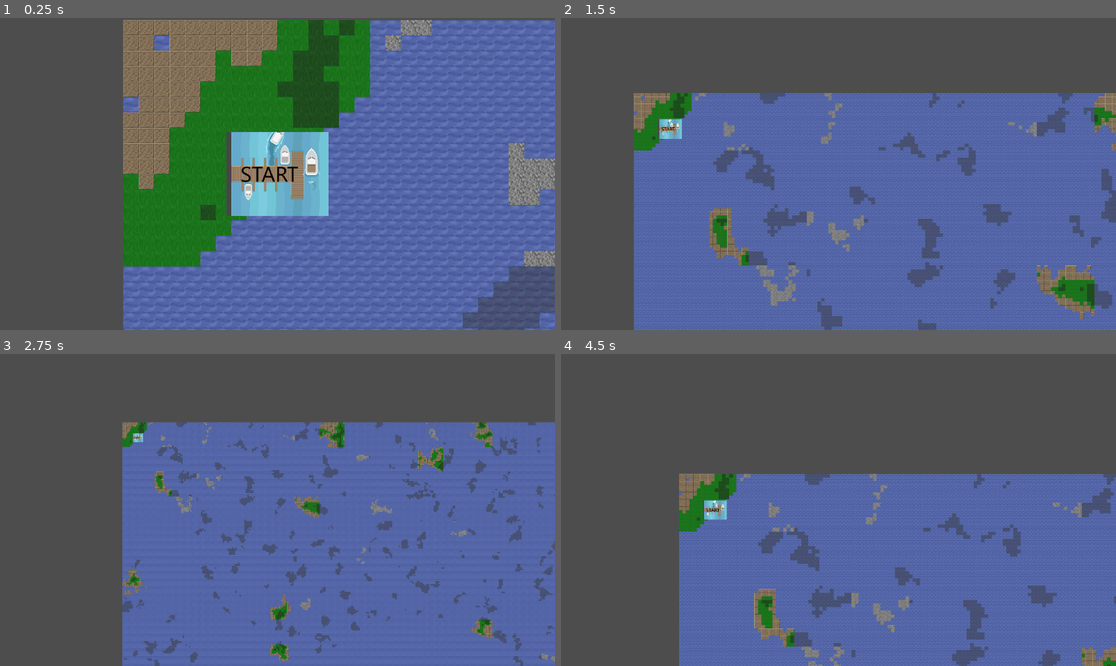
Above: before the commit, frames 1-4 (two rows, left to right).
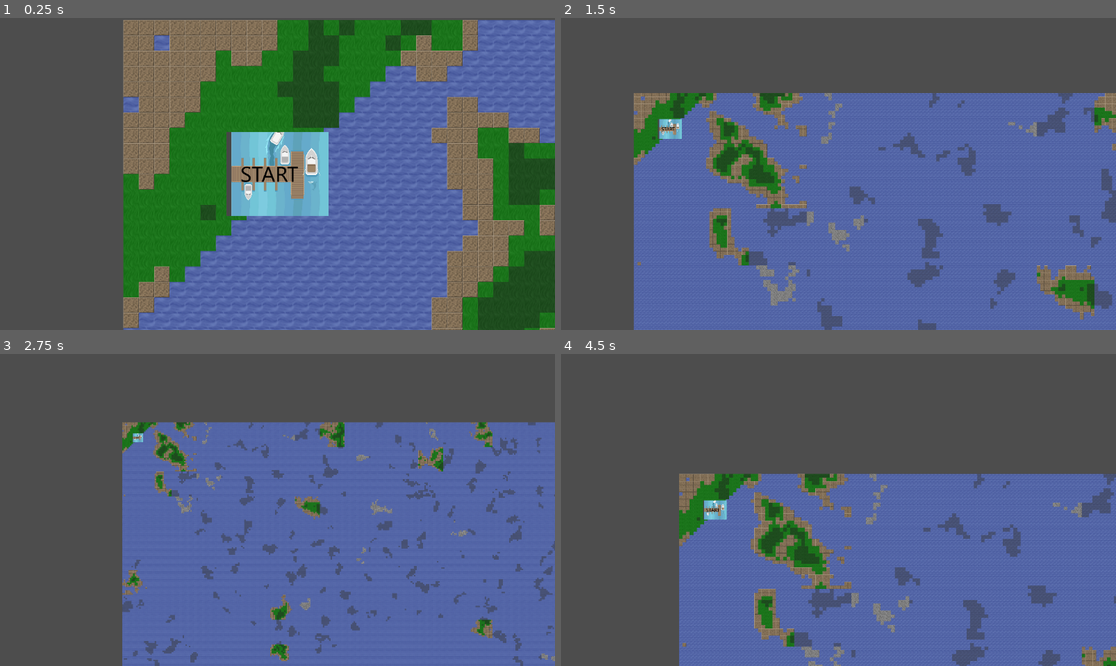
Above: after the commit, the same moments.

Repository: KN-Neuron/Neurogaming-wdrozenie-2026
Game: Godot game, scene res://main.tscn
The game is run twice, just before and just after one commit, with the same random seed, the same clock (stepped at 60 frames per second) and the same inputs. The project has no main scene, so this scene is started directly.
Inputs:
- Up to frame 1 (0.25 s): no input
- Up to frame 2 (1.5 s): tap Enter at 0.5 s; hold Right (ui_right) 0.53-1.28 s; hold E 0.53-1.28 s; hold Down (ui_down) from 1.28 s (still down); tap Q at 1.35 s
- Up to frame 3 (2.75 s): release Down (ui_down) at 2.03 s; hold Right (ui_right) from 2.03 s (still down); hold E from 2.03 s (still down)
- Up to frame 4 (4.5 s): release Right (ui_right) at 2.78 s; release E at 2.78 s; hold Up (ui_up) 2.78-3.53 s; tap Q at 2.85, 4.35 s; hold E 3.53-4.28 s; hold Left (ui_left) from 3.53 s (still down)

The runs differ from the first frame. In frame 1, 18% of the frame differs, in the area x 22-100%, y 0-100%; in frame 2, 3.5%; in frame 3, 0.7%; in frame 4, 3.5%.

Commit message:
Enhance terrain generation by adjusting macro noise based on distance to start and end positions; introduce land cap radius for improved biome placement

Diff:
--- a/neuroship/World/Terrain/terrain_generator.gd
+++ b/neuroship/World/Terrain/terrain_generator.gd
@@ -68,11 +68,21 @@
 		printerr("No biomes provided. Cannot generate terrain.")
 		return
 
+	var land_cap_radius = path_width_tiles * 1.5
+
 	for x in range(grid_width):
 		for y in range(grid_height):
 			var center_tile_x = (x * tiles_per_chunk) + int(tiles_per_chunk / 2.0)
 			var center_tile_y = (y * tiles_per_chunk) + int(tiles_per_chunk / 2.0)
+
+			var chunk_center_tiles = Vector2(center_tile_x, center_tile_y)
+			var dist_to_start = chunk_center_tiles.distance_to(start_pos_tiles)
+			var dist_to_end = chunk_center_tiles.distance_to(end_pos_tiles)
+
 			var macro_noise: float = _get_world_noise(center_tile_x, center_tile_y)
+
+			if dist_to_start < (land_cap_radius + tiles_per_chunk) or dist_to_end < (land_cap_radius + tiles_per_chunk):
+				macro_noise = 0.4
 
 			var chunk_instance: Node2D = null
 
